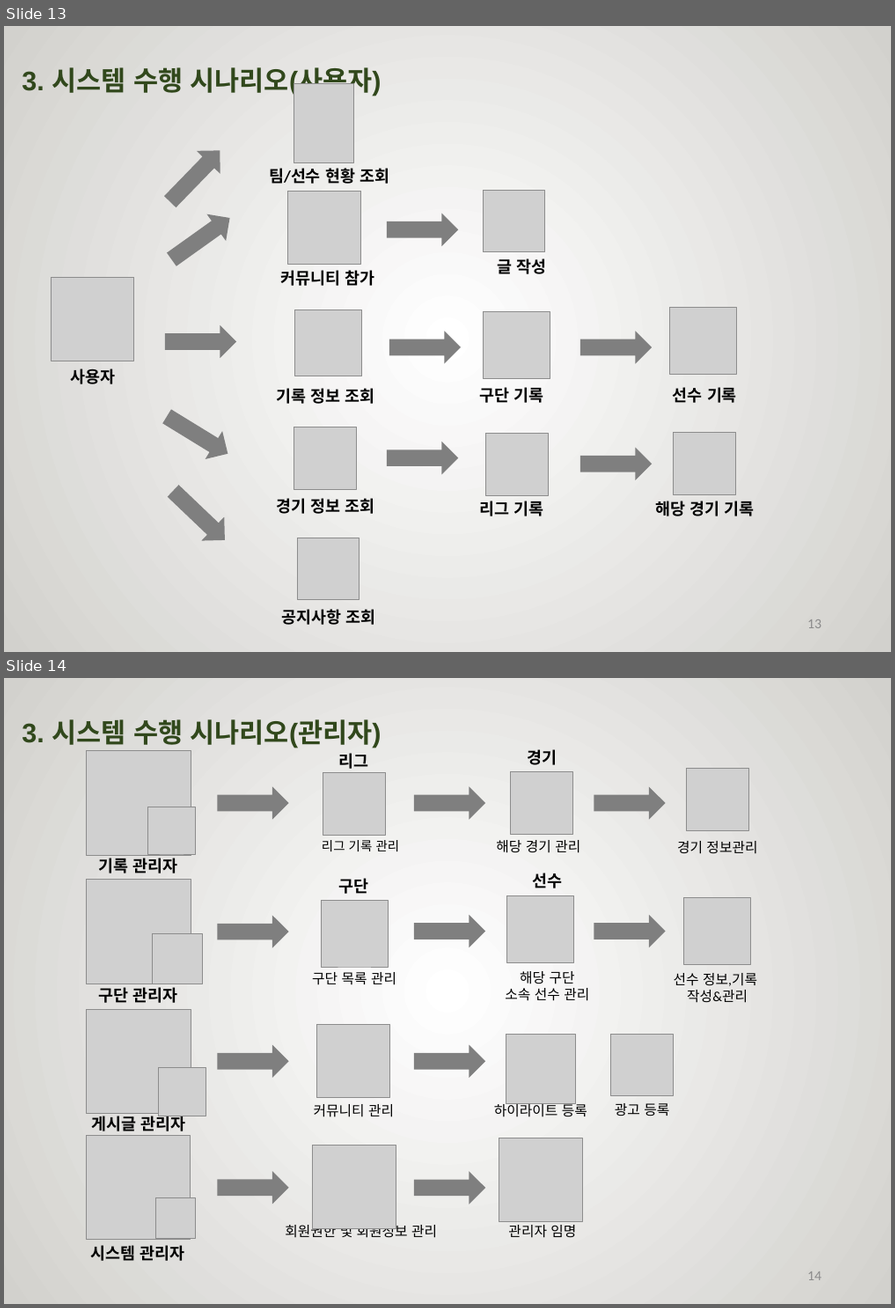
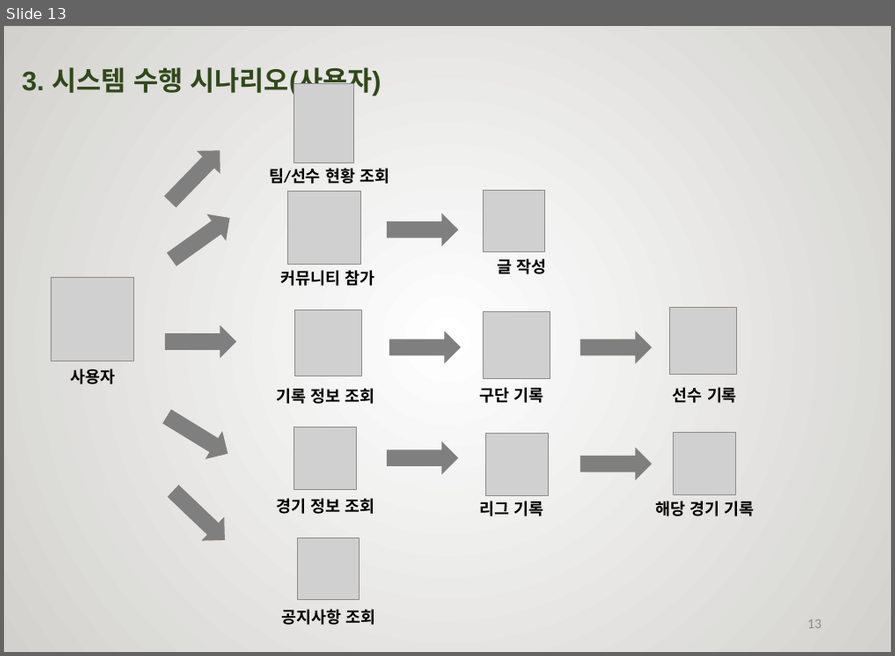
Before and after one commit to rimbong/Webengers, a slide deck: resources/졸작설계서.pptx. Shown one above the other, each under a label of ours: slides 13 and 14 before the commit, slide 13 after it. The pictures are 895x1308 and 895x656 pixels, drawn with LibreOffice and Linux fonts; fonts in the diff are those of the drawing; grey boxes stand for pictures; background and template pictures are left out. Boxes give left, top, right and bottom in pixels: in the first picture for what was removed or moved away, otherwise in the second. Text is boxed around its words. In the diff, an @@ line names an element or a change of style, - is before the commit and + after.

```diff
--- a/resources/졸작설계서.pptx
+++ b/resources/졸작설계서.pptx
@@ slide 14 removed at box(4, 678, 891, 1304), background picture (left out) @@
@@ text removed at box(22, 719, 382, 748) @@
-3. 시스템 수행 시나리오(관리자)
@@ group removed at box(87, 749, 757, 873): 6 texts, 5 pictures, 3 right arrows @@
-리그 기록 관리
-해당 경기 관리
-경기 정보관리
-기록 관리자
-리그
-경기
@@ group removed at box(87, 872, 757, 1003): 6 texts, 5 pictures, 3 right arrows @@
-구단
-구단 목록 관리
-선수
-해당 구단
-소속 선수 관리
-선수 정보,기록
-작성&관리
-구단 관리자
@@ group removed at box(87, 1009, 674, 1131): 5 pictures, 4 texts, 2 right arrows @@
-게시글 관리자
-커뮤니티 관리
-하이라이트 등록
-광고 등록
@@ group removed at box(86, 1135, 582, 1261): 4 pictures, 3 texts, 2 right arrows @@
-시스템 관리자
-회원권한 및 회원정보 관리
-관리자 임명
@@ page number removed at box(807, 1271, 822, 1280) @@
-14
```
Also in this commit, not shown: 2 slides added.
